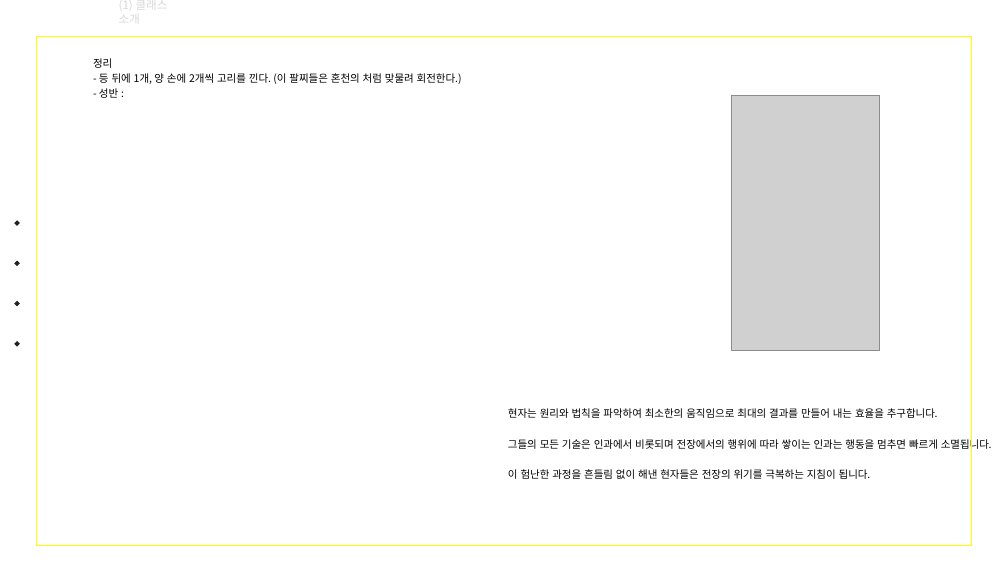
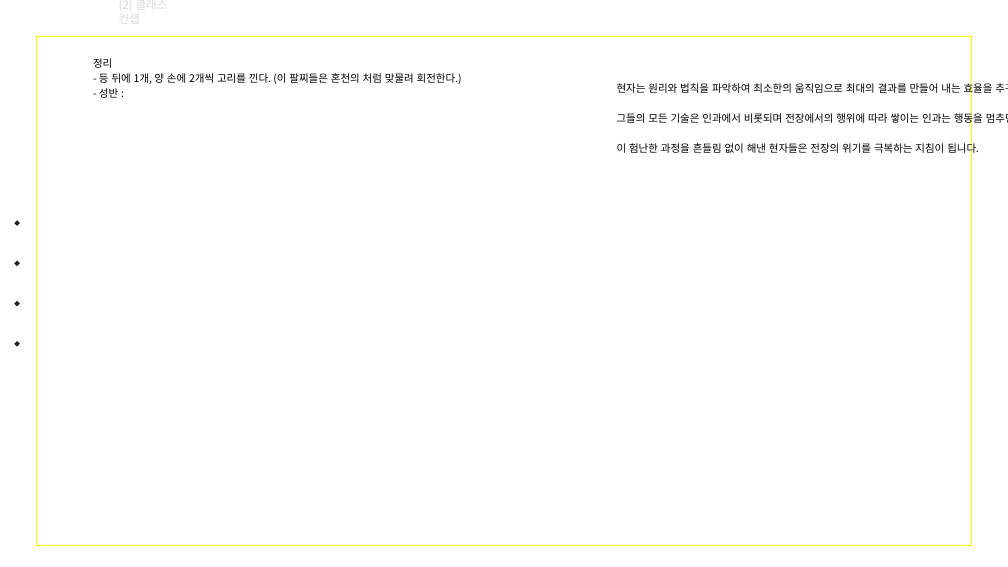
Before and after one commit to hjs0913/GameDesign, a slide deck: slide 6 of 크로노오디세이_전투기획자/사전과제/[과제전형] [Chrono Odyssey] 캐릭터 전투 기획자 모집 _ 홍진선 과제 제출.pptx (slide 3 before the commit). Drawn at 1008x567 pixels with LibreOffice and Linux fonts; fonts in the diff are those of the drawing; grey boxes stand for pictures; background and template pictures are left out. Boxes give left, top, right and bottom in pixels: in the first picture for what was removed or moved away, otherwise in the second. Text is boxed around its words. In the diff, an @@ line names an element or a change of style, - is before the commit and + after.

```diff
--- a/크로노오디세이_전투기획자/사전과제/[과제전형] [Chrono Odyssey] 캐릭터 전투 기획자 모집 _ 홍진선 과제 제출.pptx
+++ b/크로노오디세이_전투기획자/사전과제/[과제전형] [Chrono Odyssey] 캐릭터 전투 기획자 모집 _ 홍진선 과제 제출.pptx
@@ text at [119,0,140,27]: text changed @@
-(1) 클래스 소개
+(2) 클래스 컨셉
@@ text "현자는 원리와 법칙을 파악하여 최소한의 ..." rewrapped from [508,408,992,479] to [617,81,1008,155] @@
@@ picture removed at [731,95,880,351] @@
```
Also in this commit, not shown: 2 other slides changed, 1 slide added, 1 other file.
